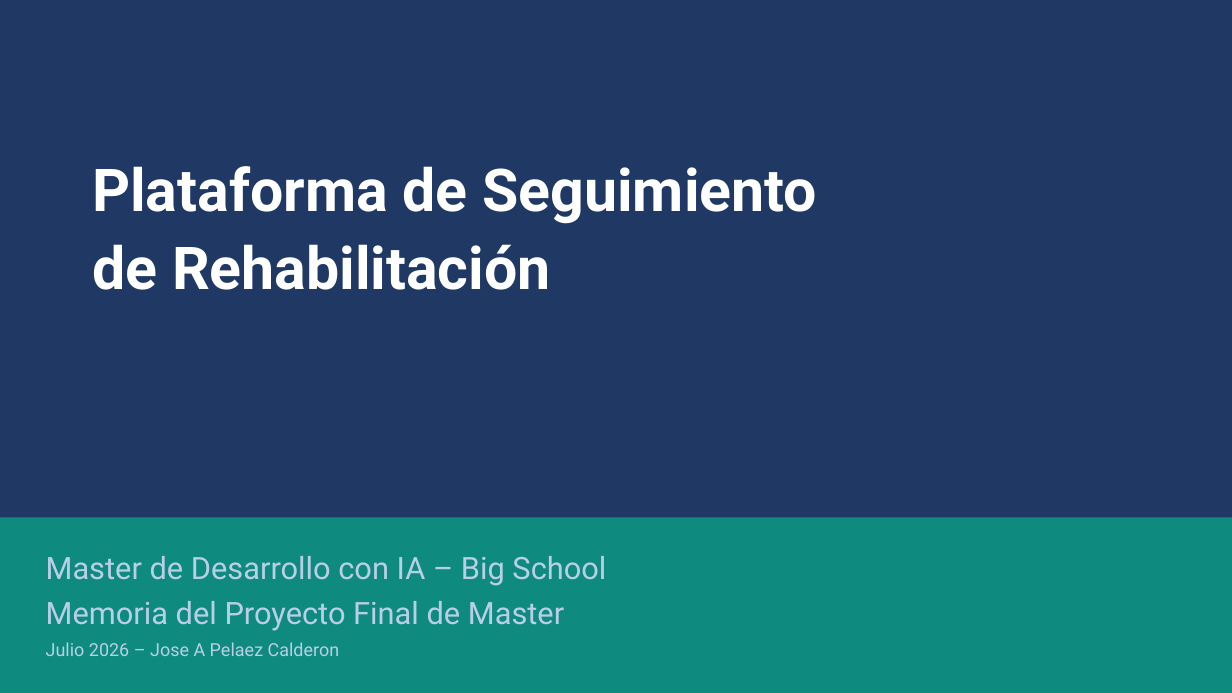
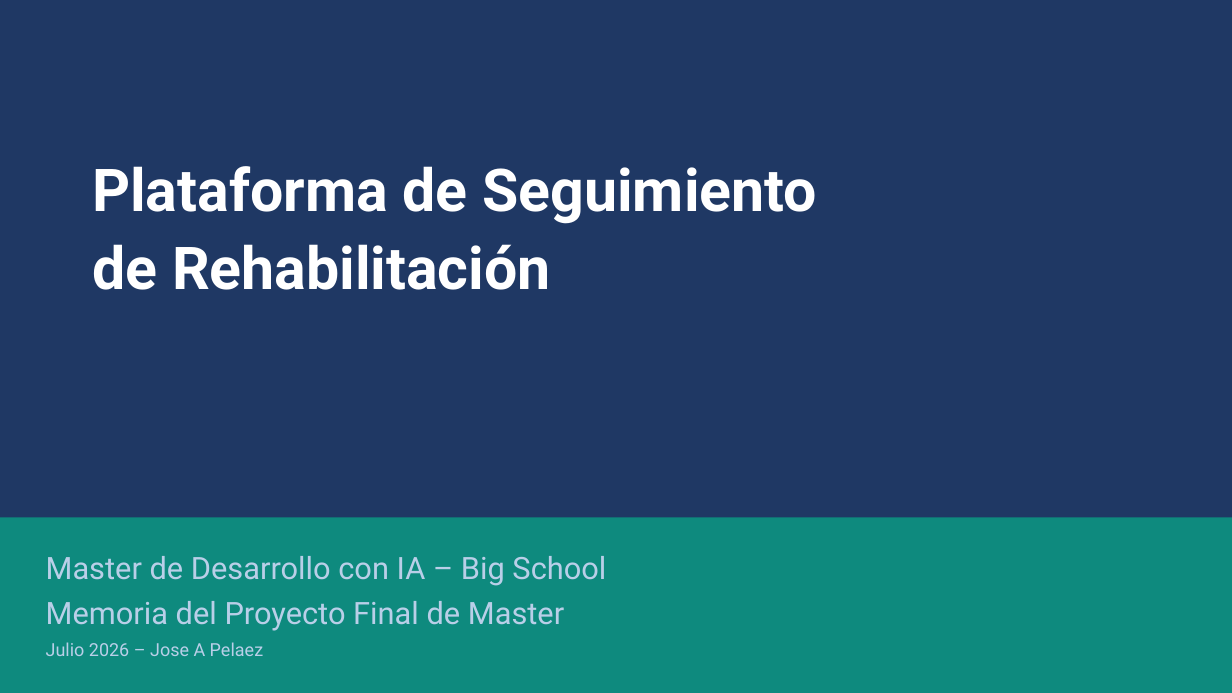
Before and after one commit to josepcal/TFM_Rehab_Followup_Checkup, a slide deck: slide 1 of doc/memoria_proyecto/Memoria_Proyecto.pptx. Drawn at 1232x693 pixels with LibreOffice and Linux fonts; fonts in the diff are those of the drawing. Boxes give left, top, right and bottom in pixels: in the first picture for what was removed or moved away, otherwise in the second. Text is boxed around its words. In the diff, an @@ line names an element or a change of style, - is before the commit and + after.

```diff
--- a/doc/memoria_proyecto/Memoria_Proyecto.pptx
+++ b/doc/memoria_proyecto/Memoria_Proyecto.pptx
@@ text at (46,642,263,656): text changed @@
-Julio 2026 – Jose A Pelaez Calderon
+Julio 2026 – Jose A Pelaez
```
Also in this commit, not shown: 1 slide added, 2 other files.
